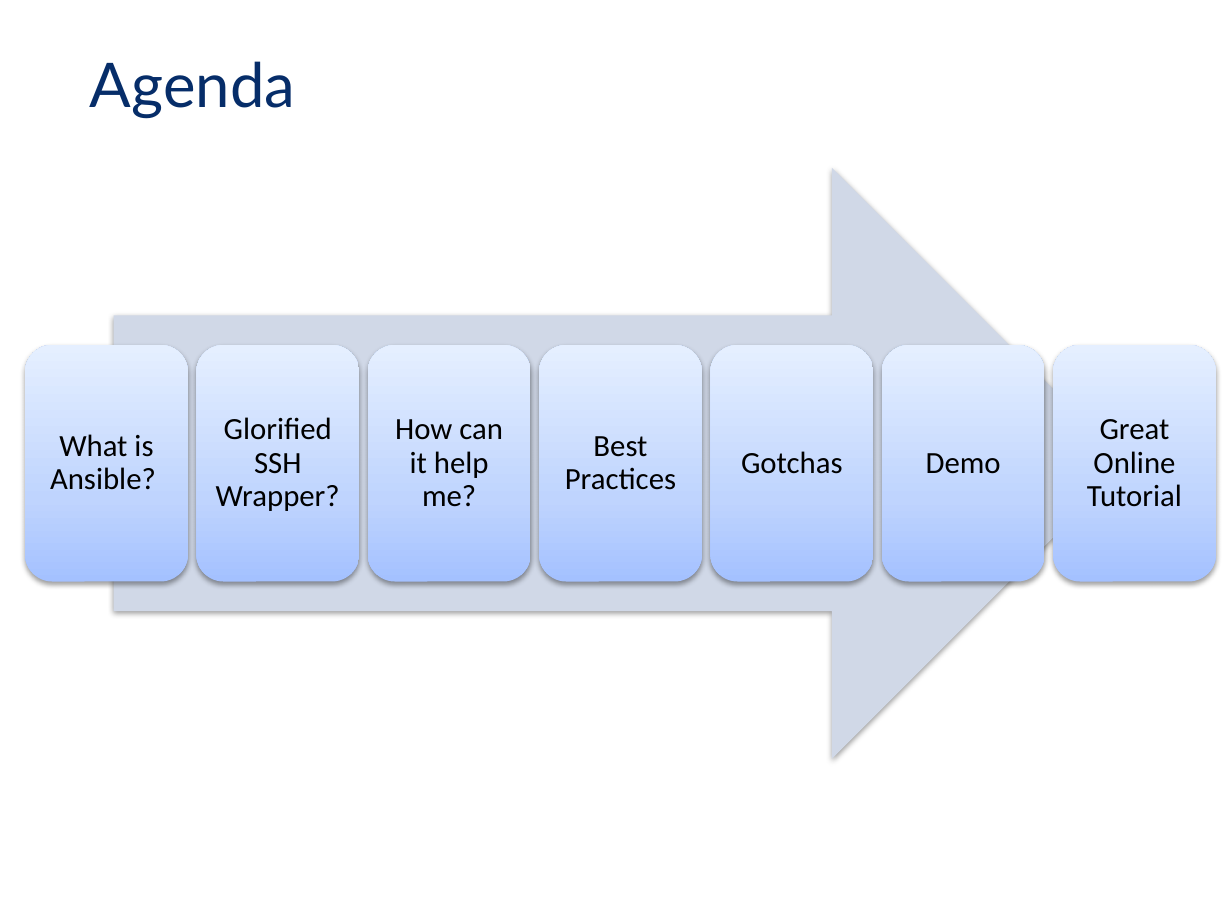
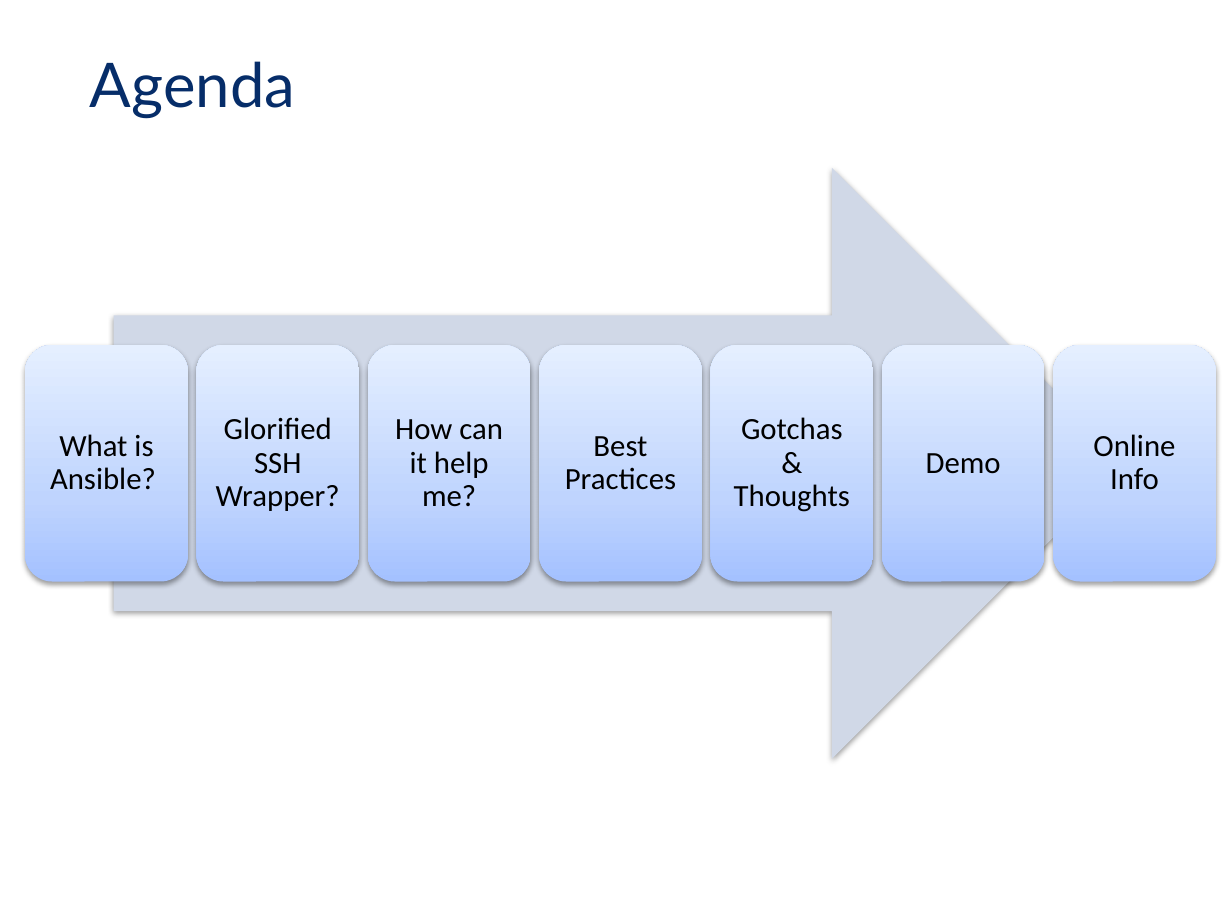
Before and after one commit to sarlindo/ansibledemo, a slide deck: slide 2 of TMX_Ansible_KnowledgeSharing.pptx. Drawn at 1232x924 pixels with LibreOffice and Linux fonts; fonts in the diff are those of the drawing; background and template pictures are left out. Boxes give left, top, right and bottom in pixels: in the first picture for what was removed or moved away, otherwise in the second. Text is boxed around its words. In the diff, an @@ line names an element or a change of style, - is before the commit and + after.

```diff
--- a/TMX_Ansible_KnowledgeSharing.pptx
+++ b/TMX_Ansible_KnowledgeSharing.pptx
@@ text at box(734, 417, 850, 512): text changed @@
-Gotchas
+Gotchas & Thoughts
@@ text at box(1093, 434, 1175, 490): text changed @@
-Great Online Tutorial
+Online Info
```
Also in this commit, not shown: 4 other slides changed, 5 slides added, 1 slide removed.
